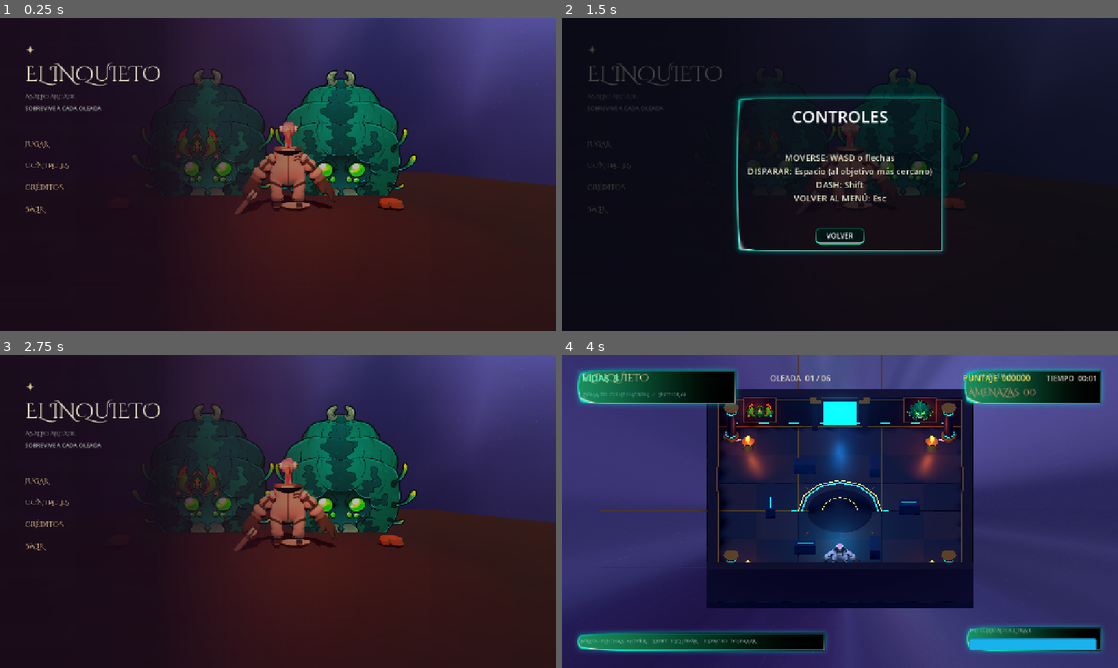
Above: before the commit, frames 1-4 (two rows, left to right).
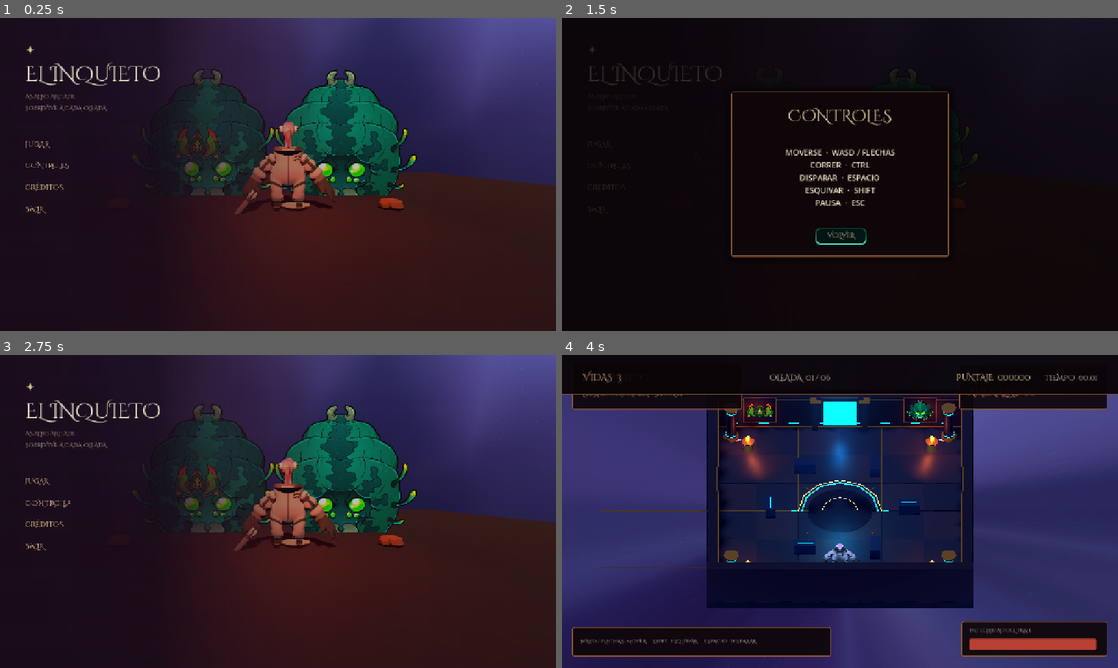
Above: after the commit, the same moments.

Repository: gabrielagudelo777-max/El-inquieto
Game: Godot game, scene res://escenas/main_menu.tscn
Same seed, same stepped clock (60 frames per second), same inputs: the game is played once before the commit and once after it.
Inputs (mouse positions are in pixels of both pictures, inside the frame that each line leads up to):
- Up to frame 1 (0.25 s): no input
- Up to frame 2 (1.5 s): click "CONTROLES" at 0.5 s; click "CRÉDITOS" at 1.25 s
- Up to frame 3 (2.75 s): click "VOLVER" at 2 s
- Up to frame 4 (4 s): click "JUGAR" at 2.75 s; tap Enter at 3.5 s; move the mouse to (962, 495) at 3.52 s; hold D (move_right) from 3.53 s (still down); hold Ctrl (correr) from 3.53 s (still down)

The runs differ from the first frame. In frame 1, 0.2% of the frame differs, in the area x 4-20%, y 24-42%; in frame 2, 8.8%; in frame 3, 0.3%; in frame 4, 20%, in the area x 0-100%, y 0-97%.

Commit message:
Aplicar tipografia y paleta calida a la interfaz

Diff:
--- a/escenas/main_menu.gd
+++ b/escenas/main_menu.gd
@@ -5,12 +5,13 @@
 @onready var credits_button: TextureButton = $MenuPanel/MarginContainer/VBoxContainer/CreditsButton
 @onready var quit_button: TextureButton = $MenuPanel/MarginContainer/VBoxContainer/QuitButton
 @onready var info_dimmer: ColorRect = $InfoDimmer
-@onready var info_panel: NinePatchRect = $InfoPanel
+@onready var info_panel: Panel = $InfoPanel
 @onready var info_title: Label = $InfoPanel/MarginContainer/VBoxContainer/Title
 @onready var info_text: Label = $InfoPanel/MarginContainer/VBoxContainer/Description
 @onready var close_button: TextureButton = $InfoPanel/MarginContainer/VBoxContainer/CloseButton
 
 var _info_visible := false
+var _boton_origen: TextureButton
 
 func _ready() -> void:
 	play_button.pressed.connect(_on_play_pressed)
@@ -22,7 +23,22 @@
 	for button in [play_button, controls_button, credits_button, quit_button, close_button]:
 		button.mouse_entered.connect(_animar_boton.bind(button, 1.04))
 		button.mouse_exited.connect(_animar_boton.bind(button, 1.0))
+		button.focus_entered.connect(_animar_boton.bind(button, 1.04))
+		button.focus_exited.connect(_animar_boton.bind(button, 1.0))
 
+	var estilo_info := StyleBoxFlat.new()
+	estilo_info.bg_color = Color(0.055, 0.026, 0.034, 0.97)
+	estilo_info.border_color = Color(0.56, 0.34, 0.20, 1.0)
+	estilo_info.set_border_width_all(1)
+	estilo_info.set_border_width(SIDE_BOTTOM, 3)
+	estilo_info.set_corner_radius_all(3)
+	estilo_info.shadow_color = Color(0.01, 0.005, 0.01, 0.75)
+	estilo_info.shadow_size = 18
+	info_panel.add_theme_stylebox_override("panel", estilo_info)
+	info_text.add_theme_color_override("font_color", Color(0.91, 0.86, 0.77))
+	info_text.add_theme_font_size_override("font_size", 18)
+	info_title.add_theme_color_override("font_color", Color(0.93, 0.83, 0.65))
+	call_deferred("_enfocar_jugar")
 	_animar_fondo()
 
 func _on_play_pressed() -> void:
@@ -34,15 +50,21 @@
 func _on_controls_pressed() -> void:
 	_mostrar_info(
 		"CONTROLES",
-		"MOVERSE: WASD o flechas\nDISPARAR: Espacio (al objetivo más cercano)\nDASH: Shift\nVOLVER AL MENÚ: Esc"
+		"MOVERSE  ·  WASD / FLECHAS\nCORRER  ·  CTRL\nDISPARAR  ·  ESPACIO\nESQUIVAR  ·  SHIFT\nPAUSA  ·  ESC",
+		controls_button
 	)
 
 
 func _on_credits_pressed() -> void:
-	_mostrar_info("CREDITOS", "EL INQUIETO: ASALTO\n\nUn arcade de supervivencia en una arena 3D.")
+	_mostrar_info(
+		"CRÉDITOS",
+		"EL INQUIETO: ASALTO\n\nUn arcade de supervivencia en una arena 3D.",
+		credits_button
+	)
 
 
-func _mostrar_info(titulo: String, descripcion: String) -> void:
+func _mostrar_info(titulo: String, descripcion: String, boton_origen: TextureButton) -> void:
+	_boton_origen = boton_origen
 	info_title.text = titulo
 	info_text.text = descripcion
 	info_dimmer.show()
@@ -55,7 +77,16 @@
 	info_dimmer.hide()
 	info_panel.hide()
 	_info_visible = false
-	controls_button.grab_focus()
+	if is_instance_valid(_boton_origen):
+		_boton_origen.grab_focus()
+	else:
+		play_button.grab_focus()
+	_boton_origen = null
+
+
+func _enfocar_jugar() -> void:
+	if is_instance_valid(play_button) and not _info_visible:
+		play_button.grab_focus()
 
 
 func _unhandled_input(event: InputEvent) -> void:
--- a/escenas/main_menu.tscn
+++ b/escenas/main_menu.tscn
@@ -1,7 +1,6 @@
 [gd_scene format=3 uid="uid://cihkvfofw243g"]
 
 [ext_resource type="Script" uid="uid://bve2ksdfu0x3c" path="res://escenas/main_menu.gd" id="1_pkvd8"]
-[ext_resource type="Texture2D" uid="uid://c1oybajh5tej8" path="res://assets/1. Free Hologram Interface Wenrexa/1. Free Hologram Interface Wenrexa/Card X1/Panel Empty.png" id="3_pkvd8"]
 [ext_resource type="Texture2D" uid="uid://btvb05dfk7ey6" path="res://assets/1. Free Hologram Interface Wenrexa/1. Free Hologram Interface Wenrexa/Button 1/Button Normal.png" id="5_3r3h5"]
 [ext_resource type="Texture2D" uid="uid://d4bhlsb5osg5b" path="res://assets/1. Free Hologram Interface Wenrexa/1. Free Hologram Interface Wenrexa/Button 1/Button Hover.png" id="6_hover"]
 [ext_resource type="Texture2D" uid="uid://cg65kk01l08r4" path="res://assets/1. Free Hologram Interface Wenrexa/1. Free Hologram Interface Wenrexa/Button 1/Button Active.png" id="7_active"]
@@ -194,14 +193,15 @@
 
 [node name="SubtitleLabel" type="Label" parent="MenuPanel/MarginContainer/VBoxContainer" unique_id=462772251]
 layout_mode = 2
-theme_override_colors/font_color = Color(0.77, 0.82, 0.78, 1)
+theme_override_colors/font_color = Color(0.78, 0.66, 0.51, 1)
 theme_override_fonts/font = ExtResource("8_font")
 theme_override_font_sizes/font_size = 14
 text = "ASALTO ARCADE"
 
 [node name="TaglineLabel" type="Label" parent="MenuPanel/MarginContainer/VBoxContainer" unique_id=1579299802]
 layout_mode = 2
-theme_override_colors/font_color = Color(0.72, 0.76, 0.73, 1)
+theme_override_colors/font_color = Color(0.75, 0.68, 0.58, 1)
+theme_override_fonts/font = ExtResource("8_font")
 theme_override_font_sizes/font_size = 13
 text = "SOBREVIVE A CADA OLEADA"
 
@@ -293,9 +293,9 @@
 anchor_bottom = 1.0
 grow_horizontal = 2
 grow_vertical = 2
-color = Color(0.02, 0.04, 0.08, 0.72)
-
-[node name="InfoPanel" type="NinePatchRect" parent="." unique_id=21757413]
+color = Color(0.035, 0.018, 0.027, 0.82)
+
+[node name="InfoPanel" type="Panel" parent="." unique_id=21757413]
 visible = false
 layout_mode = 1
 anchors_preset = 8
@@ -309,11 +309,6 @@
 offset_bottom = 190.0
 grow_horizontal = 2
 grow_vertical = 2
-texture = ExtResource("3_pkvd8")
-patch_margin_left = 20
-patch_margin_top = 20
-patch_margin_right = 20
-patch_margin_bottom = 20
 
 [node name="MarginContainer" type="MarginContainer" parent="InfoPanel" unique_id=1970467364]
 layout_mode = 1
@@ -334,6 +329,8 @@
 
 [node name="Title" type="Label" parent="InfoPanel/MarginContainer/VBoxContainer" unique_id=1960879761]
 layout_mode = 2
+theme_override_colors/font_color = Color(0.93, 0.83, 0.65, 1)
+theme_override_fonts/font = ExtResource("8_font")
 theme_override_font_sizes/font_size = 38
 text = "CONTROLES"
 horizontal_alignment = 1
@@ -341,8 +338,8 @@
 [node name="Description" type="Label" parent="InfoPanel/MarginContainer/VBoxContainer" unique_id=398953242]
 layout_mode = 2
 size_flags_vertical = 3
-theme_override_colors/font_color = Color(0.92, 0.91, 0.8, 1)
-theme_override_font_sizes/font_size = 20
+theme_override_colors/font_color = Color(0.91, 0.86, 0.77, 1)
+theme_override_font_sizes/font_size = 18
 text = "MOVERSE     WASD o flechas
 DISPARAR     Espacio
 DASH              Shift
@@ -364,6 +361,9 @@
 anchor_bottom = 1.0
 grow_horizontal = 2
 grow_vertical = 2
+theme_override_colors/font_color = Color(0.91, 0.78, 0.60, 1)
+theme_override_fonts/font = ExtResource("8_font")
+theme_override_font_sizes/font_size = 15
 text = "VOLVER"
 horizontal_alignment = 1
 vertical_alignment = 1
--- a/juan/arena_batalla.gd
+++ b/juan/arena_batalla.gd
@@ -7,7 +7,6 @@
 const EMBLEMA_JEFE = "res://assets/naves_larzes/Boss_1_A_Medium.png"
 const EMBLEMA_ALIEN = "res://assets/naves_larzes/Enemy_1_A_Medium.png"
 const EMBLEMA_ALIEN_SECUNDARIO = "res://assets/naves_larzes/Enemy_4_B_Medium.png"
-const PANEL_HUD = "res://assets/1. Free Hologram Interface Wenrexa/1. Free Hologram Interface Wenrexa/Card X1/Panel Empty Green.png"
 const TIPOGRAFIA = "res://assets/fonts/CinzelDecorative-Regular.ttf"
 const SCRIPT_JUGADOR = preload("res://juan/jugador_batalla.gd")
 const SCRIPT_ALIEN = preload("res://juan/enemigo_batalla.gd")
@@ -463,22 +462,21 @@
 	var capa := CanvasLayer.new()
 	capa.name = "InterfazArena"
 	add_child(capa)
-	var textura := load(PANEL_HUD) as Texture2D
 	var fuente := load(TIPOGRAFIA) as Font
 
-	var panel_titulo := _crear_panel(capa, Rect2(24, 22, 390, 104), textura)
+	var panel_titulo := _crear_panel(capa, Rect2(24, 22, 390, 104))
 	_crear_etiqueta(panel_titulo, "EL INQUIETO", Vector2(22, 14), Vector2(345, 34), fuente, 23, Color(0.93, 0.83, 0.61))
-	_crear_etiqueta(panel_titulo, "ZONA DE CONTENCIÓN  //  SECTOR 01", Vector2(24, 58), Vector2(340, 22), fuente, 12, Color(0.49, 0.81, 0.94))
-
-	var panel_amenazas := _crear_panel(capa, Rect2(915, 22, 340, 104), textura)
-	_crear_etiqueta(panel_amenazas, "LECTURA DE RADAR", Vector2(20, 14), Vector2(295, 24), fuente, 14, Color(0.70, 0.82, 0.90))
+	_crear_etiqueta(panel_titulo, "ZONA DE CONTENCIÓN  ·  SECTOR 01", Vector2(24, 58), Vector2(340, 22), fuente, 12, Color(0.76, 0.65, 0.52))
+
+	var panel_amenazas := _crear_panel(capa, Rect2(915, 22, 340, 104))
+	_crear_etiqueta(panel_amenazas, "LECTURA DE RADAR", Vector2(20, 14), Vector2(295, 24), fuente, 14, Color(0.82, 0.75, 0.65))
 	_etiqueta_enemigos = _crear_etiqueta(panel_amenazas, "AMENAZAS  05", Vector2(20, 48), Vector2(295, 34), fuente, 21, Color(1.0, 0.58, 0.43))
 
-	var panel_controles := _crear_panel(capa, Rect2(24, 626, 595, 68), textura)
-	_crear_etiqueta(panel_controles, "WASD / FLECHAS  MOVER     SHIFT  ESQUIVAR     ESPACIO  DISPARAR", Vector2(18, 18), Vector2(555, 30), fuente, 12, Color(0.79, 0.87, 0.90))
-
-	var panel_integridad := _crear_panel(capa, Rect2(920, 613, 335, 81), textura)
-	_crear_etiqueta(panel_integridad, "INTEGRIDAD DEL TRAJE", Vector2(18, 9), Vector2(295, 23), fuente, 12, Color(0.79, 0.87, 0.90))
+	var panel_controles := _crear_panel(capa, Rect2(24, 626, 595, 68))
+	_crear_etiqueta(panel_controles, "WASD / FLECHAS  MOVER     SHIFT  ESQUIVAR     ESPACIO  DISPARAR", Vector2(18, 18), Vector2(555, 30), fuente, 12, Color(0.84, 0.79, 0.72))
+
+	var panel_integridad := _crear_panel(capa, Rect2(920, 613, 335, 81))
+	_crear_etiqueta(panel_integridad, "INTEGRIDAD DEL TRAJE", Vector2(18, 9), Vector2(295, 23), fuente, 12, Color(0.84, 0.79, 0.72))
 	_barra_integridad = ProgressBar.new()
 	_barra_integridad.position = Vector2(18, 39)
 	_barra_integridad.size = Vector2(292, 20)
@@ -486,14 +484,14 @@
 	_barra_integridad.value = 100.0
 	_barra_integridad.show_percentage = false
 	var fondo_barra := StyleBoxFlat.new()
-	fondo_barra.bg_color = Color(0.035, 0.08, 0.13, 0.95)
+	fondo_barra.bg_color = Color(0.08, 0.035, 0.045, 0.98)
 	fondo_barra.corner_radius_top_left = 4
 	fondo_barra.corner_radius_top_right = 4
 	fondo_barra.corner_radius_bottom_left = 4
 	fondo_barra.corner_radius_bottom_right = 4
 	_barra_integridad.add_theme_stylebox_override("background", fondo_barra)
 	var relleno_barra := StyleBoxFlat.new()
-	relleno_barra.bg_color = Color(0.10, 0.70, 0.93)
+	relleno_barra.bg_color = Color(0.72, 0.25, 0.20)
 	relleno_barra.corner_radius_top_left = 4
 	relleno_barra.corner_radius_top_right = 4
 	relleno_barra.corner_radius_bottom_left = 4
@@ -501,15 +499,17 @@
 	_barra_integridad.add_theme_stylebox_override("fill", relleno_barra)
 	panel_integridad.add_child(_barra_integridad)
 
-func _crear_panel(parent: Node, rectangulo: Rect2, textura: Texture2D) -> NinePatchRect:
-	var panel := NinePatchRect.new()
+func _crear_panel(parent: Node, rectangulo: Rect2) -> Panel:
+	var panel := Panel.new()
 	panel.position = rectangulo.position
 	panel.size = rectangulo.size
-	panel.texture = textura
-	panel.patch_margin_left = 18
-	panel.patch_margin_top = 18
-	panel.patch_margin_right = 18
-	panel.patch_margin_bottom = 18
+	var estilo := StyleBoxFlat.new()
+	estilo.bg_color = Color(0.055, 0.026, 0.034, 0.91)
+	estilo.border_color = Color(0.56, 0.34, 0.20, 0.95)
+	estilo.set_border_width_all(1)
+	estilo.set_border_width(SIDE_BOTTOM, 3)
+	estilo.set_corner_radius_all(3)
+	panel.add_theme_stylebox_override("panel", estilo)
 	parent.add_child(panel)
 	return panel
 
--- a/juan/ui_campana.tscn
+++ b/juan/ui_campana.tscn
@@ -1,6 +1,21 @@
-[gd_scene load_steps=2 format=3]
+[gd_scene load_steps=4 format=3]
 
 [ext_resource type="Script" path="res://juan/ui_campana.gd" id="1_ui"]
+[ext_resource type="FontFile" path="res://assets/fonts/CinzelDecorative-Regular.ttf" id="2_cinzel"]
+
+[sub_resource type="StyleBoxFlat" id="StyleBoxFlat_overlay"]
+bg_color = Color(0.055, 0.026, 0.034, 0.98)
+border_color = Color(0.56, 0.34, 0.2, 1)
+border_width_left = 1
+border_width_top = 1
+border_width_right = 1
+border_width_bottom = 3
+corner_radius_top_left = 3
+corner_radius_top_right = 3
+corner_radius_bottom_right = 3
+corner_radius_bottom_left = 3
+shadow_color = Color(0.01, 0.005, 0.01, 0.7)
+shadow_size = 16
 
 [node name="UICampana" type="CanvasLayer"]
 layer = 10
@@ -26,6 +41,27 @@
 mouse_filter = 2
 visible = false
 
+[node name="FranjaHUD" type="ColorRect" parent="HUD"]
+layout_mode = 1
+anchors_preset = 10
+anchor_right = 1.0
+offset_bottom = 92.0
+grow_horizontal = 2
+color = Color(0.035, 0.018, 0.027, 0.94)
+mouse_filter = 2
+
+[node name="BordeHUD" type="ColorRect" parent="HUD"]
+layout_mode = 1
+anchors_preset = 10
+anchor_top = 0.0
+anchor_right = 1.0
+anchor_bottom = 0.0
+offset_top = 90.0
+offset_bottom = 92.0
+grow_horizontal = 2
+color = Color(0.56, 0.34, 0.2, 1)
+mouse_filter = 2
+
 [node name="Barra" type="MarginContainer" parent="HUD"]
 layout_mode = 1
 anchors_preset = 10
@@ -47,7 +83,8 @@
 [node name="Vidas" type="Label" parent="HUD/Barra/Fila"]
 custom_minimum_size = Vector2(150, 0)
 layout_mode = 2
-theme_override_colors/font_color = Color(0.4, 1, 0.78, 1)
+theme_override_colors/font_color = Color(0.86, 0.63, 0.48, 1)
+theme_override_fonts/font = ExtResource("2_cinzel")
 theme_override_font_sizes/font_size = 21
 text = "VIDAS  3"
 
@@ -55,6 +92,7 @@
 layout_mode = 2
 size_flags_horizontal = 3
 theme_override_colors/font_color = Color(0.88, 0.84, 0.74, 1)
+theme_override_fonts/font = ExtResource("2_cinzel")
 theme_override_font_sizes/font_size = 18
 text = "OLEADA  01 / 06"
 horizontal_alignment = 1
@@ -62,7 +100,8 @@
 [node name="Puntaje" type="Label" parent="HUD/Barra/Fila"]
 custom_minimum_size = Vector2(180, 0)
 layout_mode = 2
-theme_override_colors/font_color = Color(1, 0.86, 0.28, 1)
+theme_override_colors/font_color = Color(0.93, 0.83, 0.61, 1)
+theme_override_fonts/font = ExtResource("2_cinzel")
 theme_override_font_sizes/font_size = 19
 text = "PUNTAJE  000000"
 horizontal_alignment = 2
@@ -71,6 +110,7 @@
 custom_minimum_size = Vector2(130, 0)
 layout_mode = 2
 theme_override_colors/font_color = Color(0.82, 0.79, 0.72, 1)
+theme_override_fonts/font = ExtResource("2_cinzel")
 theme_override_font_sizes/font_size = 17
 text = "TIEMPO  00:00"
 horizontal_alignment = 2
@@ -99,7 +139,7 @@
 anchor_bottom = 1.0
 grow_horizontal = 2
 grow_vertical = 2
-color = Color(0.008, 0.015, 0.045, 0.90)
+color = Color(0.035, 0.018, 0.027, 0.94)
 mouse_filter = 2
 
 [node name="Centro" type="CenterContainer" parent="Overlay"]
@@ -113,6 +153,7 @@
 [node name="Panel" type="PanelContainer" parent="Overlay/Centro"]
 custom_minimum_size = Vector2(620, 0)
 layout_mode = 2
+theme_override_styles/panel = SubResource("StyleBoxFlat_overlay")
 
 [node name="Contenido" type="VBoxContainer" parent="Overlay/Centro/Panel"]
 layout_mode = 2
@@ -121,6 +162,7 @@
 [node name="Titulo" type="Label" parent="Overlay/Centro/Panel/Contenido"]
 layout_mode = 2
 theme_override_colors/font_color = Color(0.93, 0.83, 0.61, 1)
+theme_override_fonts/font = ExtResource("2_cinzel")
 theme_override_font_sizes/font_size = 42
 text = "EL INQUIETO"
 horizontal_alignment = 1
@@ -128,7 +170,8 @@
 [node name="Detalle" type="Label" parent="Overlay/Centro/Panel/Contenido"]
 custom_minimum_size = Vector2(0, 116)
 layout_mode = 2
-theme_override_colors/font_color = Color(0.88, 0.93, 1, 1)
+theme_override_colors/font_color = Color(0.88, 0.84, 0.76, 1)
+theme_override_fonts/font = ExtResource("2_cinzel")
 theme_override_font_sizes/font_size = 17
 text = "ASALTO // PROTOTIPO PARA PC"
 horizontal_alignment = 1
@@ -139,11 +182,15 @@
 custom_minimum_size = Vector2(0, 54)
 layout_mode = 2
 theme_override_font_sizes/font_size = 20
+theme_override_colors/font_color = Color(0.93, 0.83, 0.61, 1)
+theme_override_fonts/font = ExtResource("2_cinzel")
 text = "INICIAR CAMPAÑA"
 
 [node name="BotonMenu" type="Button" parent="Overlay/Centro/Panel/Contenido"]
 custom_minimum_size = Vector2(0, 46)
 layout_mode = 2
 theme_override_font_sizes/font_size = 17
+theme_override_colors/font_color = Color(0.82, 0.74, 0.62, 1)
+theme_override_fonts/font = ExtResource("2_cinzel")
 text = "VOLVER AL MENÚ"
 visible = false
